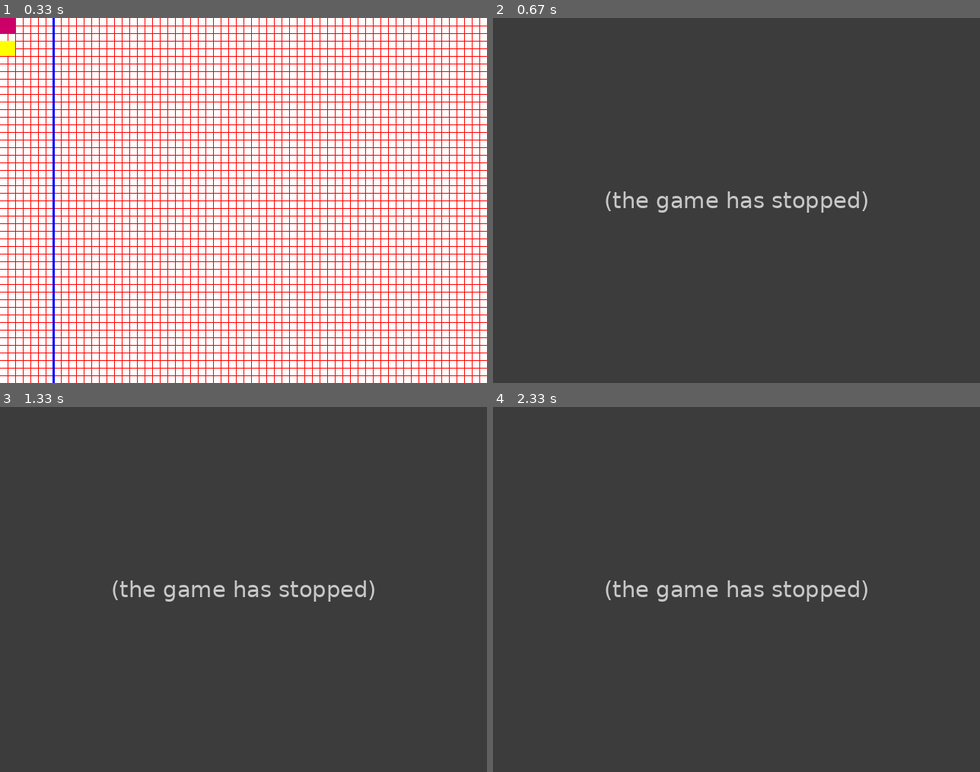
Above: before the commit, frames 1-4 (two rows, left to right).
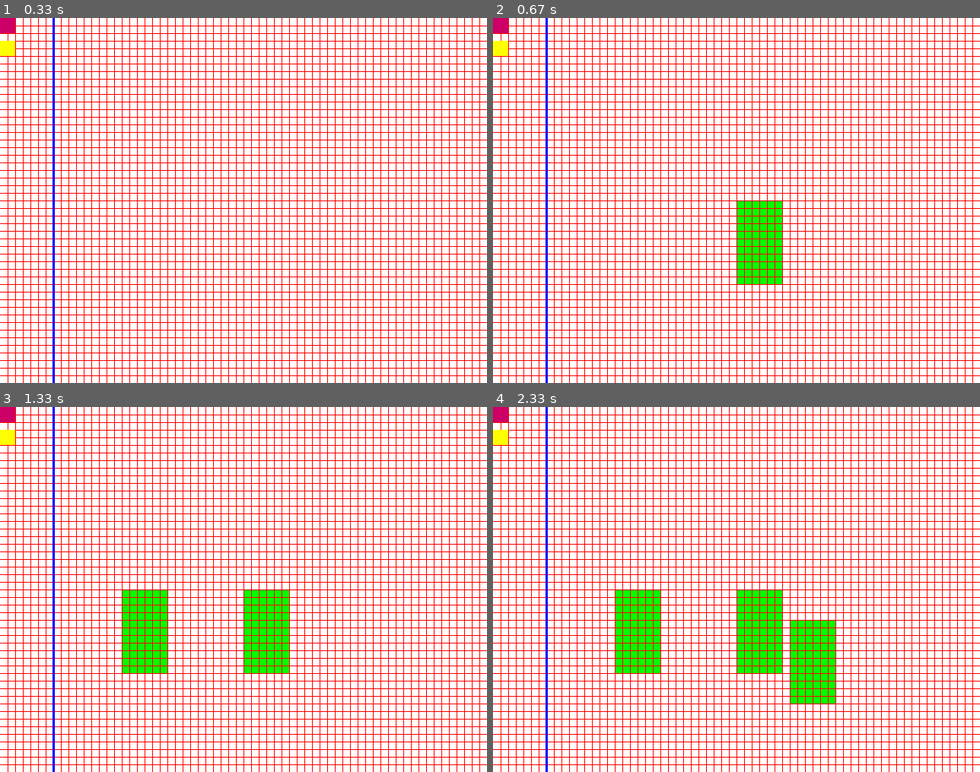
Above: after the commit, the same moments.

Repository: The-XSS-Rat/rctPySim
Game: pygame game, started from pyGame-1.py
Same seed, same stepped clock (60 frames per second), same inputs: the game is played once before the commit and once after it.
Inputs (mouse positions are in pixels of both pictures, inside the frame that each line leads up to):
- Up to frame 1 (0.33 s): no input
- Up to frame 2 (0.67 s): click (736, 200) at 0.38 s
- Up to frame 3 (1.33 s): click (126, 593) at 0.83 s; move the mouse to (423, 717) at 1.13 s
- Up to frame 4 (2.33 s): click (916, 717) at 1.42 s; move the mouse to (794, 622) at 1.83 s; click (794, 622) at 2.12 s

Frame 1 is identical in both runs. In frame 2, 100% of the frame differs, in the area x 0-100%, y 0-100%; in frame 3, 100%; in frame 4, 100%.
Error before the commit: TypeError: object of type 'Attraction' has no len() (pyGame-1.py line 47); the game stopped at 0.38 s (later frames are placeholders)

Commit message:
Added game grid and collision detection
- In the background a game grid has been added
- Impossible to build outside window
- Impossible to make blocks collide

Diff:
--- a/pyGame-1.py
+++ b/pyGame-1.py
@@ -7,6 +7,7 @@
 yres = 480
 
 Attractions = []
+Grid = []
 
 currAttr = "Marry-go-round"
 currAttrWidth = 5
@@ -18,16 +19,19 @@
 screen.fill((255,255,255))
 
 def makeGrid():
+    global Grid
+
     for x in range(0,640,10):
         x = x + 10
-        print(x)
         pygame.draw.line(screen,(255,0,0),(x,0),(x,yres),1)
-
 
     for y in range(0,480,10):
         y = y + 10
         pygame.draw.line(screen,(255,0,0),(0,y), (xres,y),1)
         done = 0
+    Grid = [[0 for x in range(int(xres/10))] for y in range(int(yres/10))]
+    Grid[30][15] = 1
+    print(Grid)
     pygame.draw.line(screen,(0,0,255),(70,0),(70,yres),3)
     fillMenu()
     pygame.display.flip()
@@ -42,9 +46,10 @@
     global currAttr
     global currAttrHeight
     global currAttrColor
+    global Grid
 
-    Attractions = Attraction(currAttrWidth,currAttrHeight,currAttrColor)
-    attr1 = Attractions[len(Attractions)]
+    Attractions.append(Attraction(currAttrWidth,currAttrHeight,currAttrColor))
+    attr1 = Attractions[len(Attractions)-1]
 
     h=0
     yp = int(event.pos[1]/10)*10 + 1#1 is the y position
@@ -52,14 +57,38 @@
     if orgXP >= 70:
         while h <= attr1.getHeight():
             xp = int(event.pos[0]/10)*10 + 1#0 is the x position
-            print("xp=" + str(xp))
-
             rectange = (xp,yp,10,10)
             w=0
             while w <= attr1.getWidth():
-                pygame.draw.rect(screen, attr1.getColor(), (xp, yp, 9, 9))
-                xp += 10
-                w+=1
+                try:
+                    if Grid[int(yp/10)][int(xp/10)] == 1:
+                        print("Er kan hier geen blok van deze grote worden geplaatst. Er staat reeds een blok in de weg.")
+                        return
+                    else:
+                        xp += 10
+                        w+=1
+                except:
+                    print("Er kan hier geen blok van deze grote worden geplaatst. Dit valt buiten het venster")
+                    return
+            yp+=10
+            h+=1
+        h=0
+        yp = int(event.pos[1]/10)*10 + 1#1 is the y position
+        orgXP = int(event.pos[0]/10)*10
+
+        while h <= attr1.getHeight():
+            xp = int(event.pos[0]/10)*10 + 1#0 is the x position
+            rectange = (xp,yp,10,10)
+            w=0
+            while w <= attr1.getWidth():
+                try:
+                    pygame.draw.rect(screen, attr1.getColor(), (xp, yp, 9, 9))
+                    Grid[int(yp/10)][int(xp/10)] = 1
+                    xp += 10
+                    w+=1
+                except:
+                    print("Fout bij het plaatsen van blok.")
+                    break
             yp+=10
             h+=1
     else:
@@ -68,13 +97,13 @@
             currAttr = "Ferris-wheel"
             currAttrWidth = 2
             currAttrHeight = 4
-            currAttrColor = (255,0,0)
+            currAttrColor = (204,0,102)
 
         if orgXP>=0 and orgXP<=20 and yp>=30 and yp<=50:
             currAttr = "Haunted house"
             currAttrWidth = 1
             currAttrHeight = 8
-            currAttrColor = (0,0,255)
+            currAttrColor = (255,255,0)
 
     pygame.display.flip()
 
